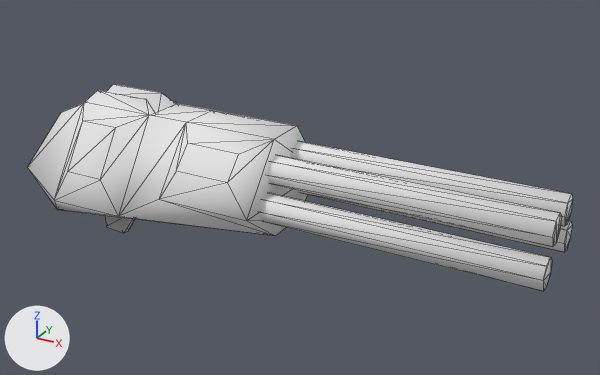
A saved change to the Blender file models/SMinigun.blend.
One viewpoint serves both versions: a camera (50 mm lens) standing at (0.869, -1.48, 0.929) and looking at (0.036, 0.035, 0.171). Every picture has the same lights, and +X, +Y and +Z are marked at lower left. Mesh edges are drawn as thin lines.

Script lines for the objects in view, before the commit:
```python
me_minigun_0_1299 = bpy.data.meshes.new('Minigun_0.1299')
me_minigun_0_1299.from_pydata(...)  # 109 vertices, 177 faces; spans x -0.658..0.622, y -0.184..0.172, z -0.245..0.141
me_minigun_0_1299.polygons.foreach_set('use_smooth', [True] * 177)
me_minigun_0_1299.materials.append(mat_material)  # white #e7e7e7
ob_minigun_0_002 = bpy.data.objects.new('Minigun_0.002', me_minigun_0_1299)
ob_minigun_0_002.location = (0.0, 0.0, 0.2)
```
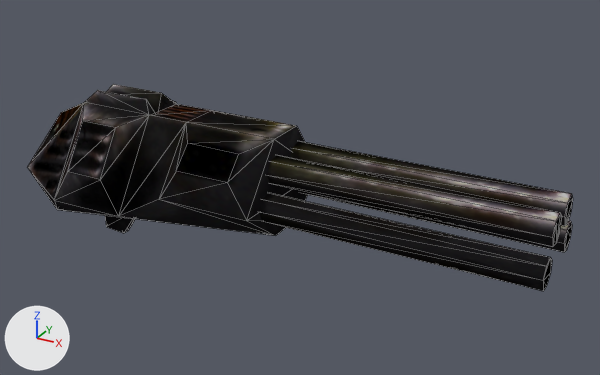
What the commit changed:
Picture 'Minigun.png' (img_minigun_png) is new.
Material '000_NORMAL_' (mat_000_normal) is new.
Its texture is img_minigun_png.
Its roughness is 0.5.
me_minigun_0_1299 has 109 vertices, 177 faces and spans x -0.658..0.622, y -0.184..0.172, z -0.245..0.141.
me_minigun_0_1299 no longer uses material mat_material (white #e7e7e7).
me_minigun_0_1299 now uses material mat_000_normal (picture img_minigun_png).

Changed parts and their boxes [x1, y1, x2, y2] in the pictures (600 x 375 px):
'Minigun_0.002', recoloured (white to black)
    both: [27, 84, 573, 291]
